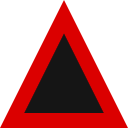
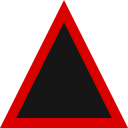
Revision of a layered 128x128 image; what changed, layer by layer:
pixels changed over [16, 22, 112, 118] (layer not identified)
